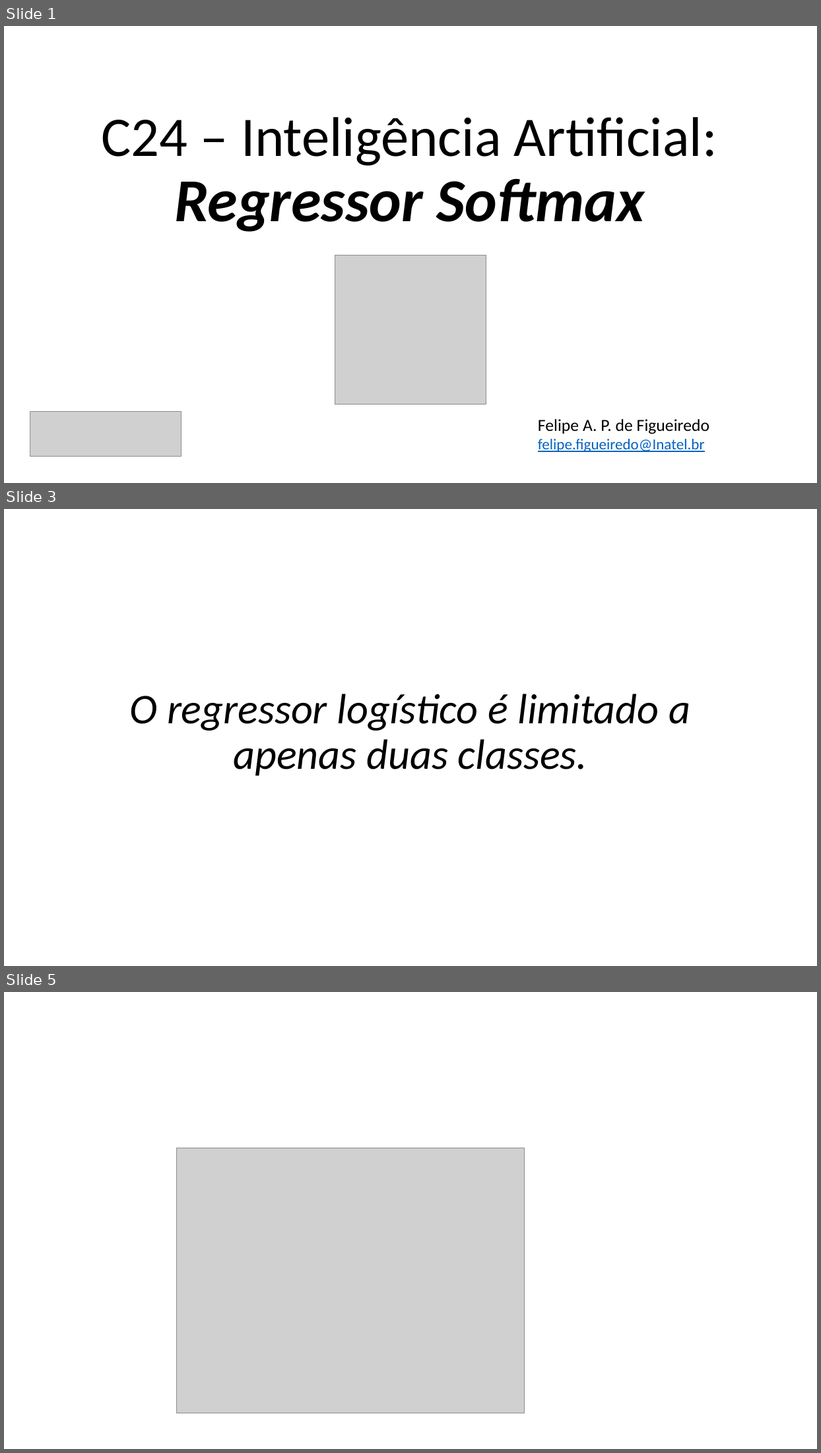
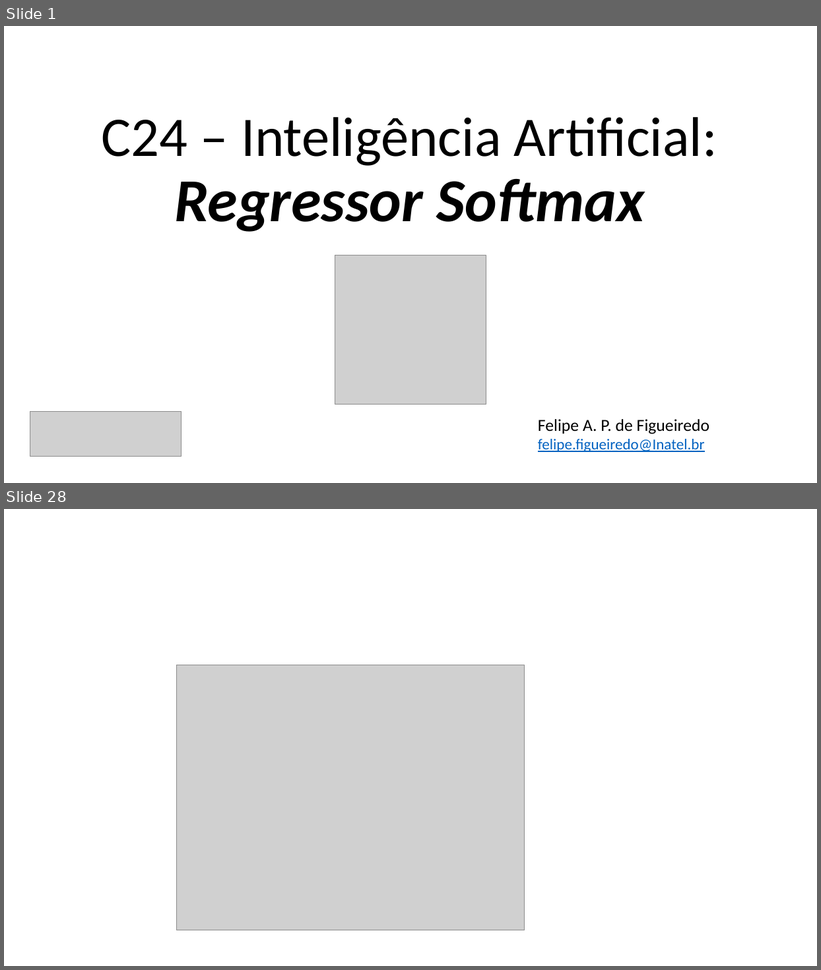
Before and after one commit to zz4fap/c24_inteligencia_artificial, a slide deck: slides/C24_Regressor_Softmax.pptx. Shown one above the other, each under a label of ours: slides 1, 3 and 5 before the commit, slides 1 and 28 after it; the slides between them are not shown. The pictures are 821x1453 and 821x970 pixels, drawn with LibreOffice and Linux fonts; fonts in the diff are those of the drawing; grey boxes stand for pictures. Boxes give left, top, right and bottom in pixels: in the first picture for what was removed or moved away, otherwise in the second. Text is boxed around its words. In the diff, an @@ line names an element or a change of style, - is before the commit and + after.

```diff
--- a/slides/C24_Regressor_Softmax.pptx
+++ b/slides/C24_Regressor_Softmax.pptx
@@ slide 3 removed at box(4, 509, 817, 966), background #FFFFFF @@
@@ text removed at box(130, 694, 690, 776) @@
-O regressor logístico é limitado a apenas duas classes.
@@ what was slide 5 is now slide 28 @@
```
Also in this commit, not shown: 25 slides added, 1 other slide removed.
